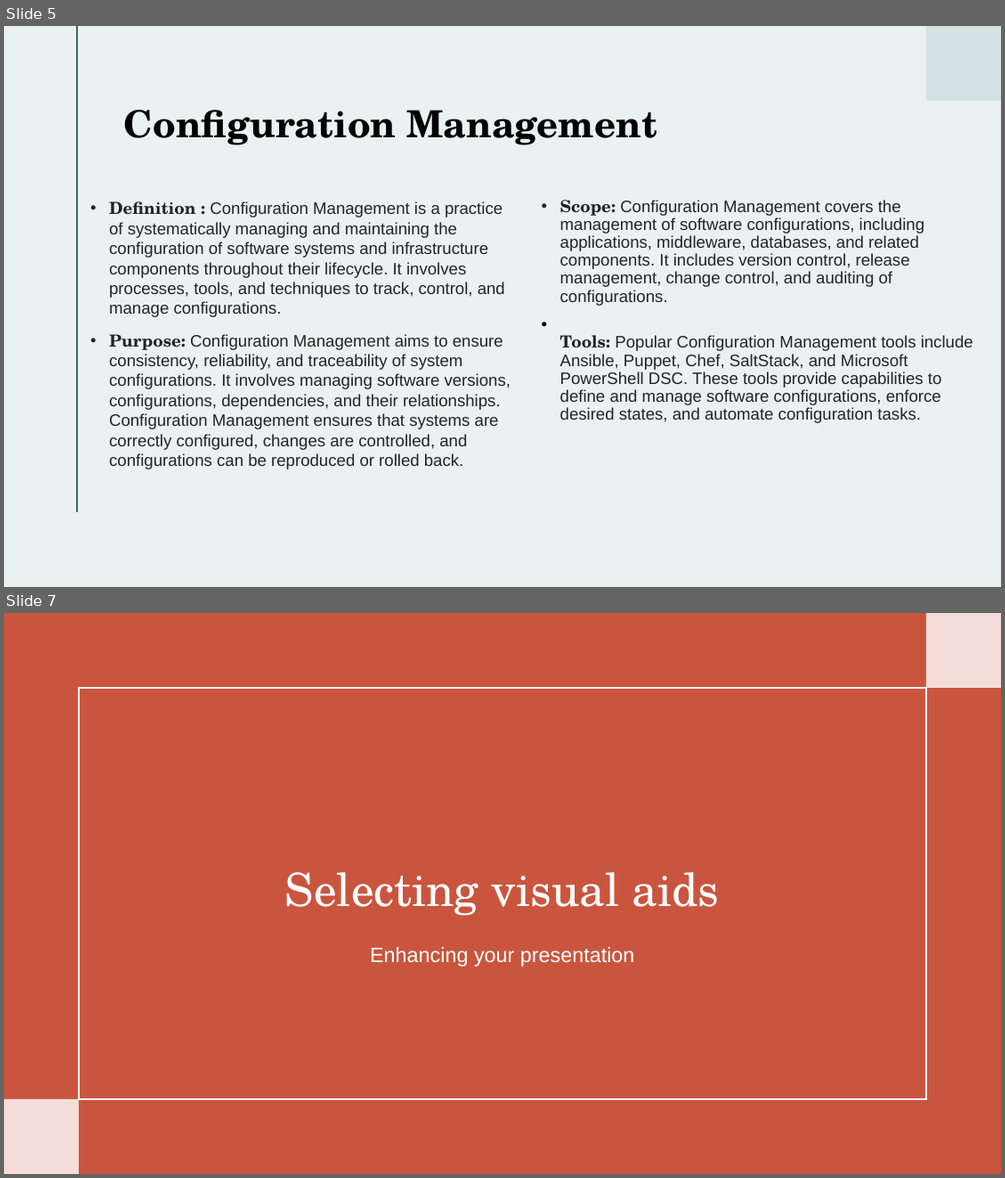
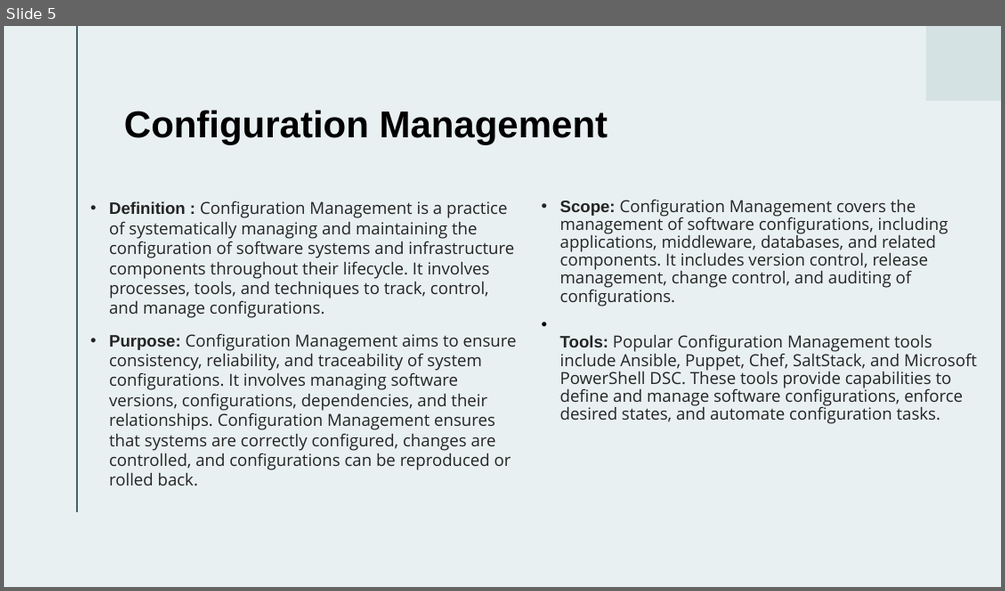
Before and after one commit to sub0101/muku, a slide deck: Presentation 3.pptx. Shown one above the other, each under a label of ours: slides 5 and 7 before the commit, slide 5 after it; the slides between them are not shown. The pictures are 1005x1178 and 1005x591 pixels, drawn with LibreOffice and Linux fonts; fonts in the diff are those of the drawing. Boxes give left, top, right and bottom in pixels: in the first picture for what was removed or moved away, otherwise in the second. Text is boxed around its words. In the diff, an @@ line names an element or a change of style, - is before the commit and + after.

```diff
--- a/Presentation 3.pptx
+++ b/Presentation 3.pptx
@@ slide 7 removed at bbox=[4, 613, 1001, 1174], background #CA553E @@
@@ rectangle removed at bbox=[926, 613, 1001, 688] @@
@@ rectangle removed at bbox=[79, 688, 926, 1099] @@
@@ title removed at bbox=[285, 872, 720, 916] @@
-Selecting visual aids
@@ text removed at bbox=[370, 947, 635, 966] @@
-Enhancing your presentation
@@ rectangle removed at bbox=[4, 1099, 79, 1174] @@
@@ slide 5 changed as well @@
@@ background #EAF1F2 to #E9F0F1 @@
@@ title "Configuration Management" at bbox=[124, 110, 608, 144]: font TeX Gyre Schola to Arial @@
@@ text "Definition : Configuration Management is ..." at bbox=[109, 200, 517, 486]: font TeX Gyre Schola to Arial in "Definition :", "Purpose:"; font Arial to Open Sans; less space between paragraphs @@
@@ text "Scope: Configuration Management covers the ..." at bbox=[560, 199, 977, 424]: font TeX Gyre Schola to Arial in "Scope:", "Tools:"; font Arial to Open Sans; less space between paragraphs @@
```
Also in this commit, not shown: 10 other slides changed, 7 slides added, 3 other slides removed.
